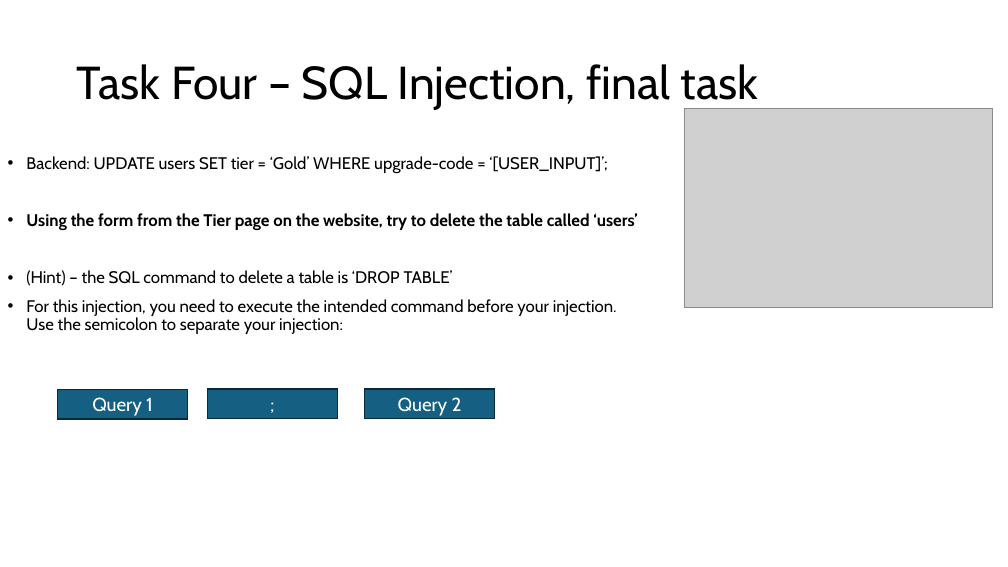
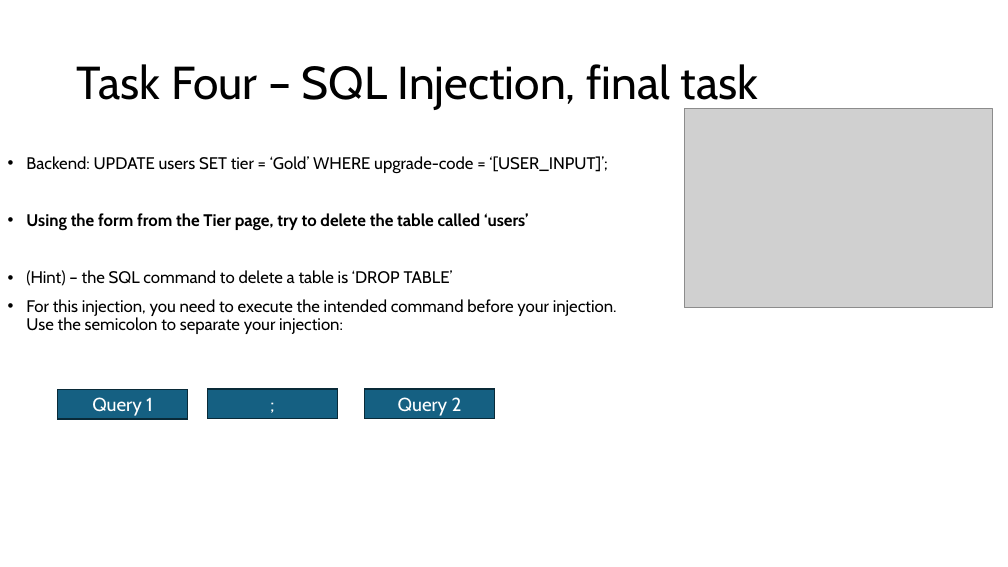
Before and after one commit to dom668/hackerBingo, a slide deck: slide 16 of Slides/special project slides.pptx. Drawn at 1008x567 pixels with LibreOffice and Linux fonts; fonts in the diff are those of the drawing; grey boxes stand for pictures. Boxes give left, top, right and bottom in pixels: in the first picture for what was removed or moved away, otherwise in the second. Text is boxed around its words. In the diff, an @@ line names an element or a change of style, - is before the commit and + after.

Commit message:
polished website

```diff
--- a/Slides/special project slides.pptx
+++ b/Slides/special project slides.pptx
@@ text at (x1=26, y1=213, x2=528, y2=230): text changed @@
-• Using the form from the Tier page on the website, try to delete the table called ‘users’
+• Using the form from the Tier page, try to delete the table called ‘users’
```
Also in this commit, not shown: 4 other slides changed, 16 other files.
